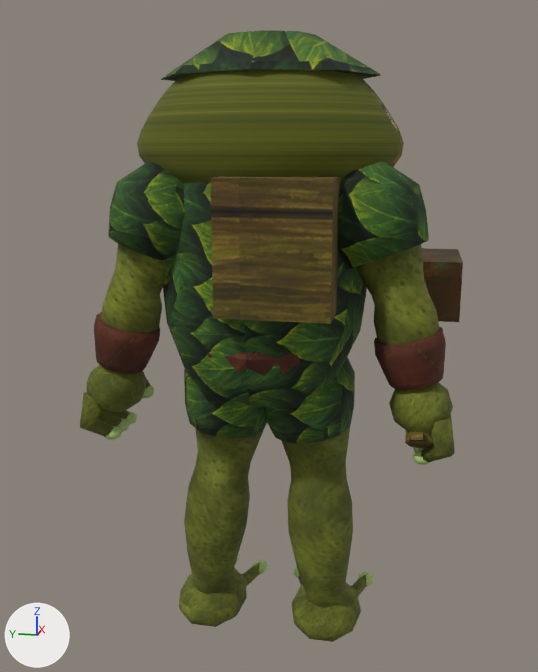
An edit to the glTF model UnityProject/Assets/Pepe/Source/01-builder.glb, drawn before and after from the same camera.
The view is the same before and after, from a 50 mm lens placed at (-2.5, -0.51, 1.8), pointed at (0.04, -0.01, 1.16). Lighting does not change. The marker at lower left points along +X, +Y and +Z. The first picture is the older version. Where no turn or scale is listed for an object, it has been applied to the vertices. Vertices at exactly the same position are counted once.

In view in the first picture: '01-builder'.
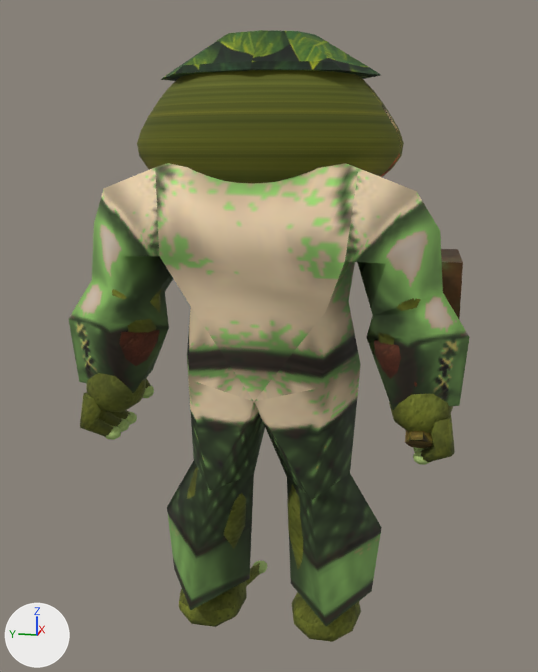
Where the change shows, as pixel boxes [x1, y1, x2, y2] in the pictures (538 x 672 px):
'01-builder', reshaped: before [80, 30, 463, 642]; after [69, 30, 470, 642]
part 1 of me_строитель, rebuilt: before [163, 182, 367, 408]; after [69, 163, 470, 626]
part 2 of me_строитель, deleted: before [108, 161, 429, 444]
part 3 of me_строитель, deleted: before [109, 244, 425, 484]

The change, as a list of edits to the scene's bpy script:
```text
Add img_warcraft_villagerman:
    img_warcraft_villagerman = load_image('Warcraft villagerman', '_unpacked/Warcraft_villagerman', 256, 256, 'sRGB')
Add mat_warcraft_villagerman:
    mat_warcraft_villagerman = principled_material('Warcraft villagerman')
    mat_warcraft_villagerman.texture = img_warcraft_villagerman
    mat_warcraft_villagerman.roughness = 0.88
Change me_строитель:
    used by ob_01_builder; location = (0.0, 0.0, 0.0)
    remove me_строитель.from_pydata(...)  # 4000 vertices, 7776 faces; spans x -0.37..0.41, y -0.66..0.63, z 0.02..2.16
    add me_строитель.from_pydata(...)  # 3396 vertices, 6489 faces; spans x -0.31..0.41, y -0.68..0.65, z 0.02..2.16
    me_строитель part 1: the loose piece of 144 vertices spanning x -0.31..0.29, y -0.36..0.36, z 0.92..1.83 is rebuilt with 79 vertices and now spans x -0.31..0.27, y -0.68..0.65, z 0.19..1.85, in mat_warcraft_villagerman (picture img_warcraft_villagerman)
    me_строитель part 2: 8 loose pieces with 346 vertices, spanning x -0.37..0.28, y -0.54..0.5, z 0.82..1.77, are deleted
    me_строитель part 3
    193 vertices are removed from x -0.23..0.24, y -0.52..0.48, z 0.78..1.72
    488 faces are deleted
    remove me_строитель.materials.append(mat_storm_teal_quilt)
    add me_строитель.materials.append(mat_warcraft_villagerman)  # picture img_warcraft_villagerman
```
